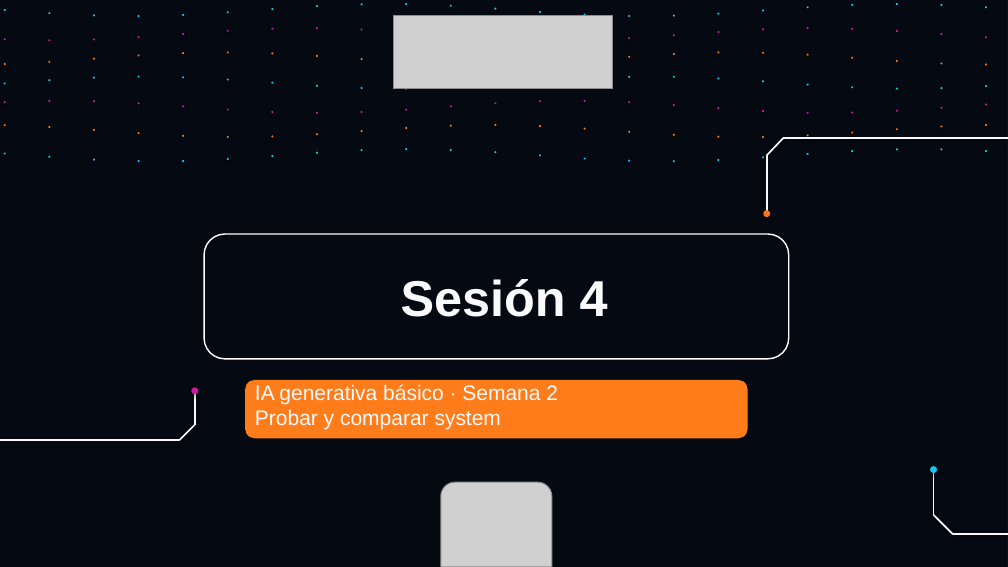
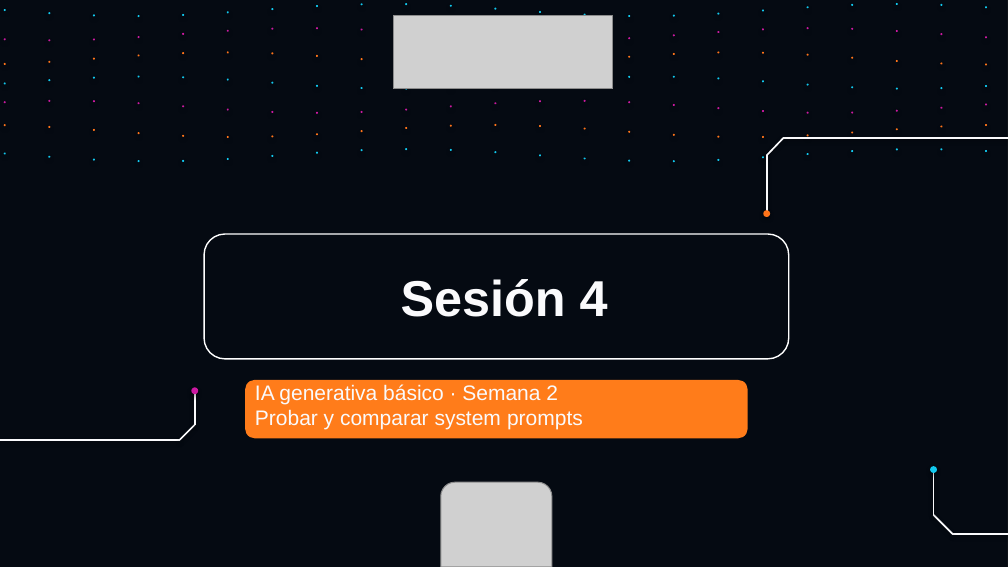
Before and after one commit to RicardoTangarife/ia-basico, a slide deck: slide 1 of Semana_02/Sesion_02/presentacion/Sesion04_Capa2_basico_IA.pptx. Drawn at 1008x567 pixels with LibreOffice and Linux fonts; fonts in the diff are those of the drawing; grey boxes stand for pictures; background and template pictures are left out; a plain dark background stands for a picture behind light text. Boxes give left, top, right and bottom in pixels: in the first picture for what was removed or moved away, otherwise in the second. Text is boxed around its words. In the diff, an @@ line names an element or a change of style, - is before the commit and + after.

Commit message:
Update Sesion04_Capa2_basico_IA presentation file

```diff
--- a/Semana_02/Sesion_02/presentacion/Sesion04_Capa2_basico_IA.pptx
+++ b/Semana_02/Sesion_02/presentacion/Sesion04_Capa2_basico_IA.pptx
@@ text at (255, 409, 583, 429): text changed @@
-Probar y comparar system
+Probar y comparar system prompts
```
